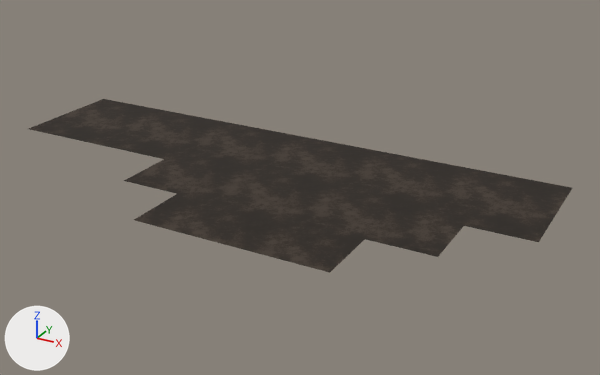
Renders of the glTF model Assets/3D/CaveCamp/floor_-2_-5.glb from each side of a commit.
The view is the same before and after, from a 50 mm lens placed at (-62.4, 274.6, 19.8), pointed at (-84.8, 315.4, -0.6). Lighting does not change. The marker at lower left points along +X, +Y and +Z. The older version comes first. Vertices at exactly the same position are counted once.

Names of what the first picture shows: 'floor_-2_-5'.
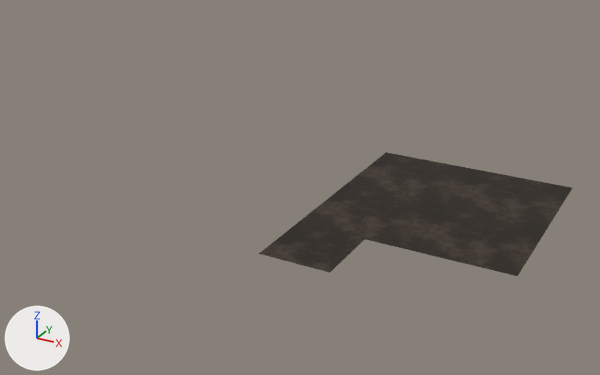
The newer file is also turned or shifted as a whole; pictures and numbers use the older file's frame.

Scene script edits in JSON lines:
```json
{"block": "me_floor__2__5", "where": "# used by ob_floor__2__5; location = (0.0, 0.0, 0.0)"}
{"block": "me_floor__2__5", "where": "# verts and faces of me_floor__2__5; kept vertices keep their numbers, new ones are numbered from 40"}
{"block": "me_floor__2__5", "where": "# before: 35 (-74.0, 314.0, 0.0) at pixel (463, 225), 36 (-74.0, 310.0, 0.0) at pixel (437, 257), 39 (-70.0, 314.0, 0.0) at pixel (538, 242)"}
{"op": "remove", "block": "me_floor__2__5", "code": "me_floor__2__5.from_pydata(...)  # 40 vertices, 52 faces; spans x -106.0..-70.0, y 306.0..322.0, z 0.0"}
{"op": "add", "block": "me_floor__2__5", "code": "me_floor__2__5.from_pydata(...)  # 18 vertices, 20 faces; spans x -82.0..-70.0, y 306.0..322.0, z 0.0"}
{"block": "me_floor__2__5", "change": "me_floor__2__5 part 1"}
{"block": "me_floor__2__5", "change": "23 vertices are removed from x -106.0..-86.0, y 306.0..322.0, z 0.0"}
{"block": "me_floor__2__5", "change": "34 faces are deleted"}
{"block": "me_floor__2__5", "change": "me_floor__2__5 part 2"}
{"op": "add", "block": "me_floor__2__5", "code": "verts[40] = (-70.0, 310.0, 0.0)  # pixel (517, 276)"}
{"op": "add", "block": "me_floor__2__5", "code": "faces += [(36, 40, 39), (35, 36, 39)]"}
{"block": "me_floor__2__5", "change": "me_floor__2__5 part 3: 18 kept faces spanning x -82.0..-70.0, y 306.0..322.0, z 0.0 get new texture (UV) coordinates"}
```

Boxes [x1, y1, x2, y2] around the edits, measured in the pictures (600 x 375 px):
```json
{"object": "floor_-2_-5", "change": "reshaped", "before": [29, 99, 572, 273], "after": [259, 152, 572, 276], "on screen": "42% narrower, 29% shorter"}
{"part": 1, "of": "me_floor__2__5", "change": "deleted", "before": [29, 99, 386, 254]}
{"part": 2, "of": "me_floor__2__5", "change": "added", "after": [438, 226, 539, 276]}
{"part": 3, "of": "me_floor__2__5", "change": "surface changed", "before": [259, 152, 549, 265], "after": [259, 152, 549, 265]}
```
